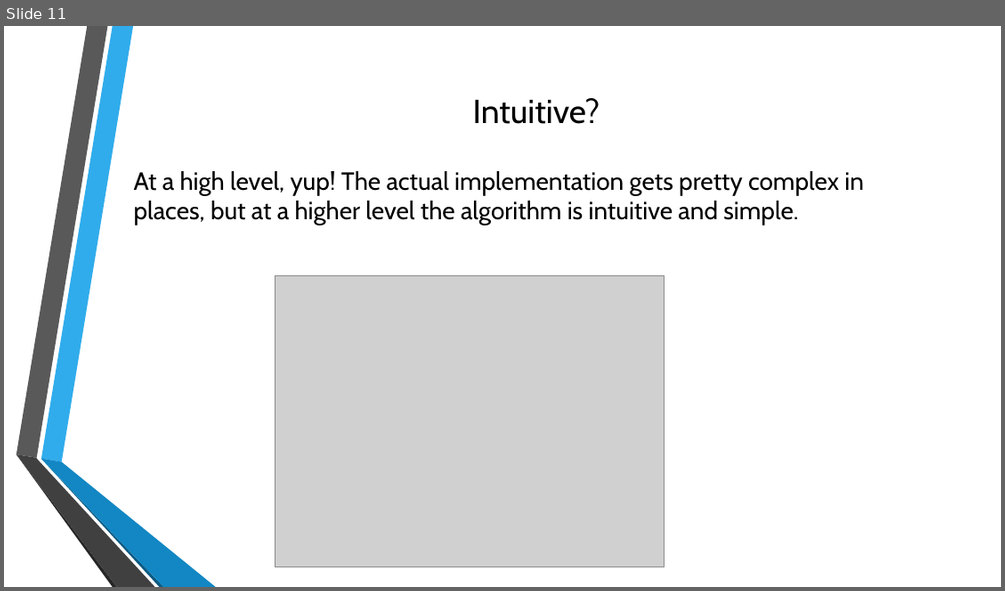
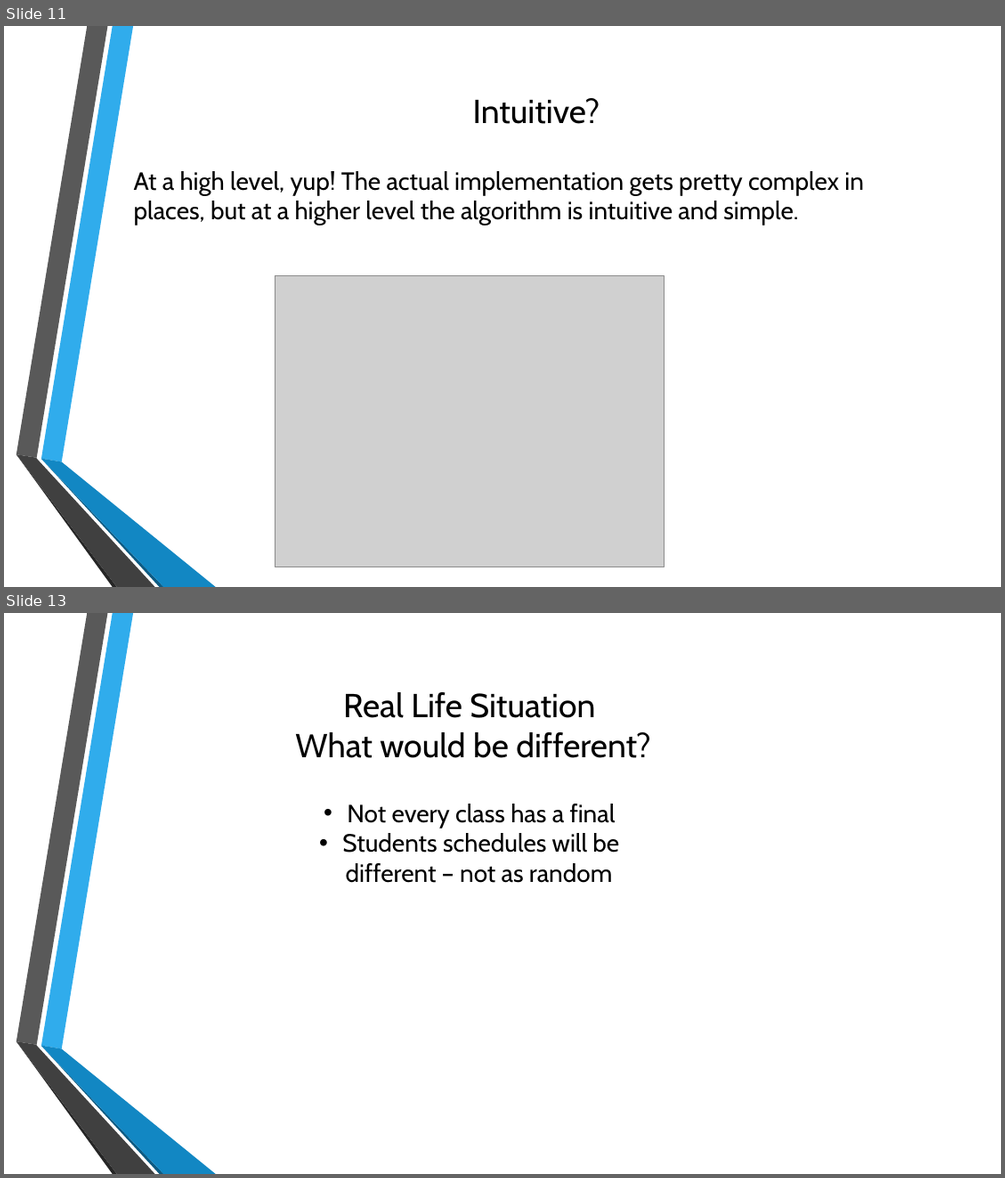
Before and after one commit to rumackaaron/JHacks2016, a slide deck: Making Finals not as Bad.pptx. Shown one above the other, each under a label of ours: slide 11 before the commit, slides 11 and 13 after it; the slides between them are not shown. The pictures are 1005x591 and 1005x1178 pixels, drawn with LibreOffice and Linux fonts; fonts in the diff are those of the drawing; grey boxes stand for pictures; background and template pictures are left out. Boxes give left, top, right and bottom in pixels: in the first picture for what was removed or moved away, otherwise in the second. Text is boxed around its words. In the diff, an @@ line names an element or a change of style, - is before the commit and + after.

```diff
--- a/Making Finals not as Bad.pptx
+++ b/Making Finals not as Bad.pptx
@@ slide 13 added at (4,613,1001,1174), background picture (left out); not listed: 6 template elements that a slide beside it also shows @@
@@ text added at (295,692,650,758), 32 pt, text #000000 @@
+Real Life Situation
+What would be different?
@@ text added at (342,803,619,883), 24 pt, text #000000 @@
+• Not every class has a final
+• Students schedules will be different – not as random
```
Also in this commit, not shown: 1 other slide added.
